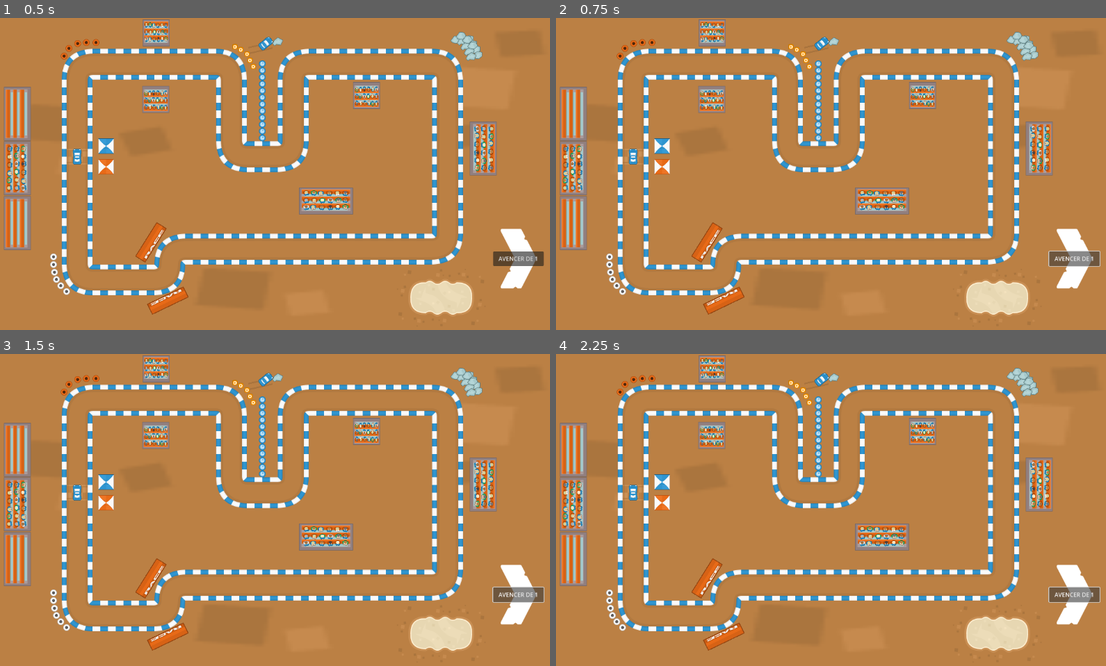
Above: before the commit, frames 1-4 (two rows, left to right).
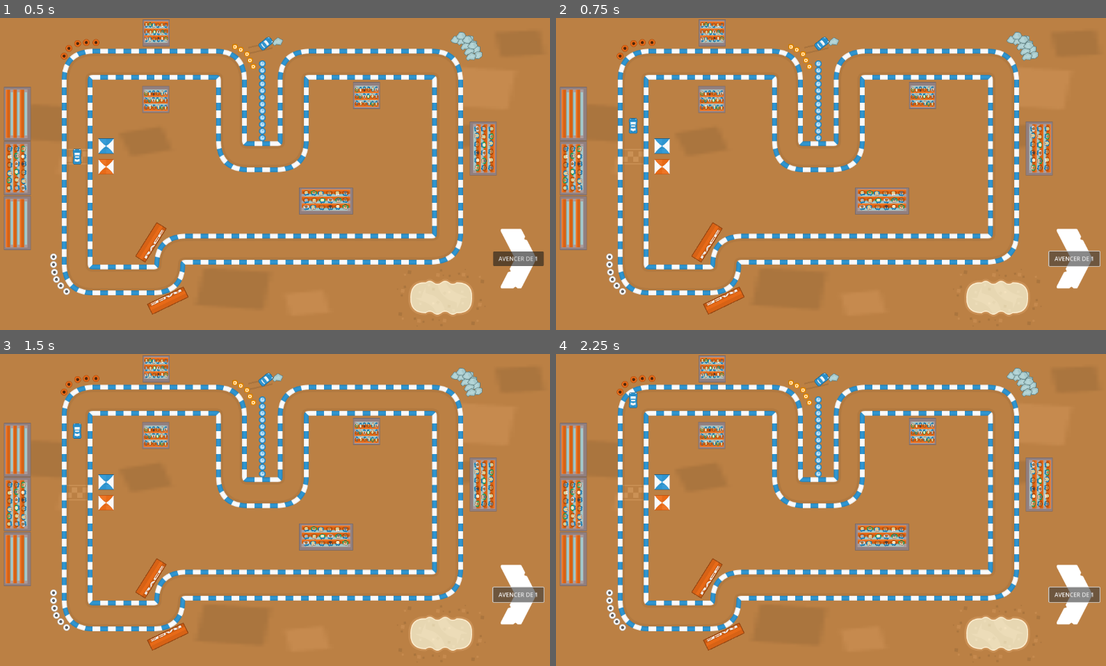
Above: after the commit, the same moments.

Repository: StudioXPEtudiant/23-24.FR.M.S6_KartCarte
Game: Godot game, scene res://Map02KartCartTD.tscn
The game is run twice, just before and just after one commit, with the same random seed, the same clock (stepped at 60 frames per second) and the same inputs. This scene is started directly instead of the project's main scene.
Inputs:
- Up to frame 1 (0.5 s): no input
- Up to frame 2 (0.75 s): click "AVENCER DE 1" at 0.5 s
- Up to frame 3 (1.5 s): click "AVENCER DE 1" at 1.25 s
- Up to frame 4 (2.25 s): click "AVENCER DE 1" at 2 s

Frame 1 is identical in both runs. In frame 2, 0.2% of the frame differs, in the area x 13-15%, y 32-47%; in frame 3, 0.2%; in frame 4, 0.2%.

Commit message:
corection bouton

Diff:
--- a/kartcart/Map02KartCartTD.tscn
+++ b/kartcart/Map02KartCartTD.tscn
@@ -781,3 +781,5 @@
 grow_vertical = 2
 rotation = -1.5708
 text = "AVENCER DE 1"
+
+[connection signal="pressed" from="Bouton/ArrowWhite/Button" to="Voitur" method="mouve"]
--- a/kartcart/Map03KartCartTD.tscn
+++ b/kartcart/Map03KartCartTD.tscn
@@ -781,3 +781,5 @@
 grow_vertical = 2
 rotation = -1.5708
 text = "AVENCER DE 1"
+
+[connection signal="pressed" from="Bouton/ArrowWhite/Button" to="Voitur" method="mouve"]
